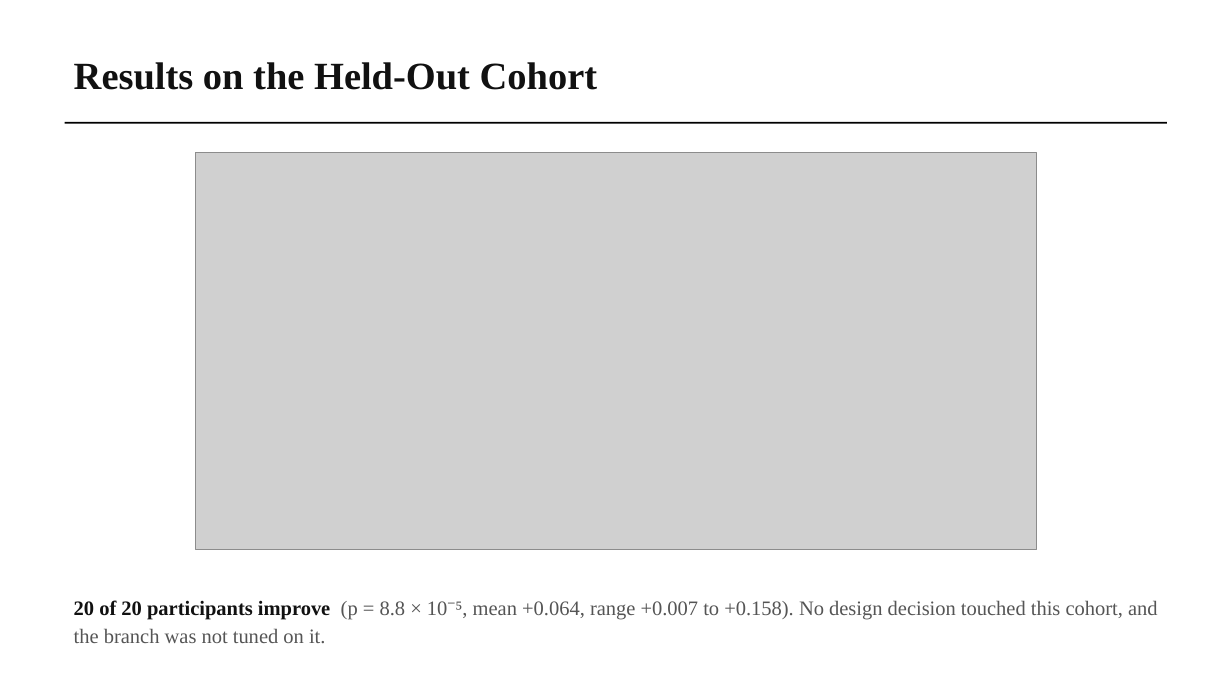
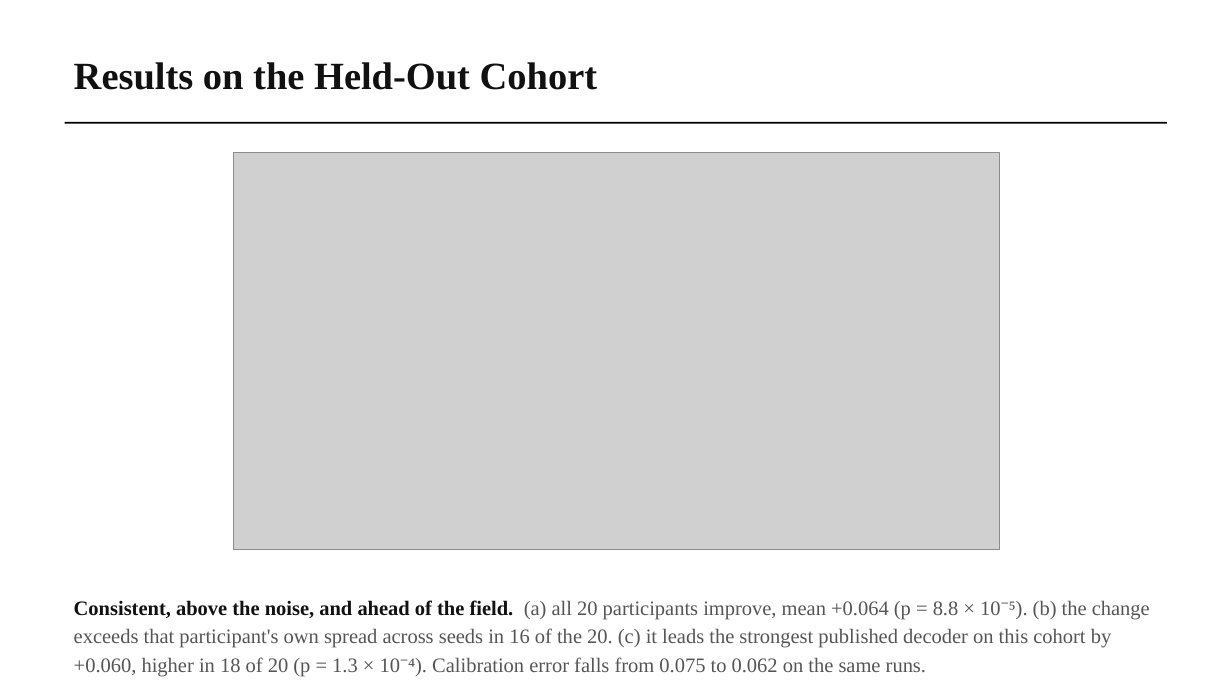
Before and after one commit to wshuv-o/calmnet, a slide deck: slide 14 of presentation/CALM-Net_final_presentation.pptx. Drawn at 1232x693 pixels with LibreOffice and Linux fonts; fonts in the diff are those of the drawing; grey boxes stand for pictures. Boxes give left, top, right and bottom in pixels: in the first picture for what was removed or moved away, otherwise in the second. Text is boxed around its words. In the diff, an @@ line names an element or a change of style, - is before the commit and + after.

```diff
--- a/presentation/CALM-Net_final_presentation.pptx
+++ b/presentation/CALM-Net_final_presentation.pptx
@@ picture: place and size @@
-picture at (196,152,1037,550)
+picture at (234,152,1000,550)
@@ text at (74,600,1150,677): text changed @@
-20 of 20 participants improve (p = 8.8 × 10⁻⁵, mean +0.064, range +0.007 to +0.158). No design decision touched this cohort, and the branch was not tuned on it.
+Consistent, above the noise, and ahead of the field. (a) all 20 participants improve, mean +0.064 (p = 8.8 × 10⁻⁵). (b) the change exceeds that participant's own spread across seeds in 16 of the 20. (c) it leads the strongest published decoder on this cohort by +0.060, higher in 18 of 20 (p = 1.3 × 10⁻⁴). Calibration error falls from 0.075 to 0.062 on the same runs.
```
Also in this commit, not shown: 10 other files.
